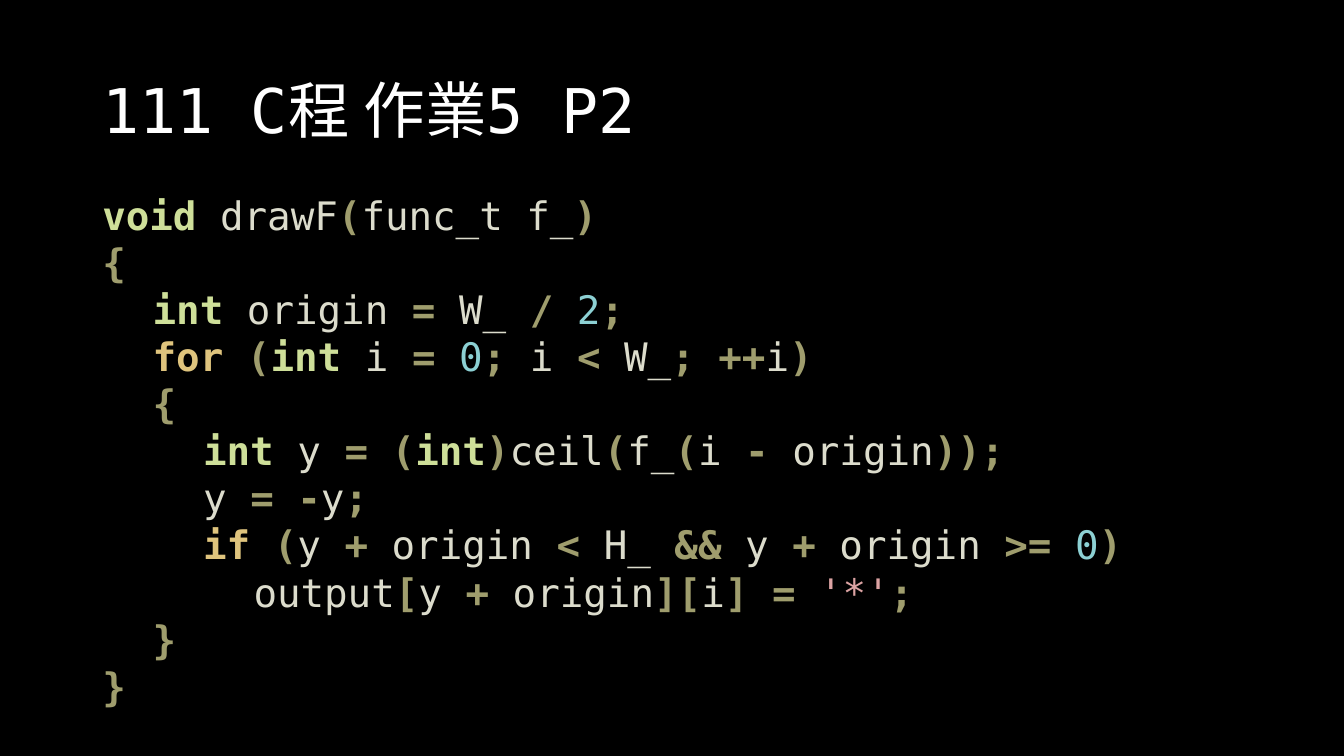
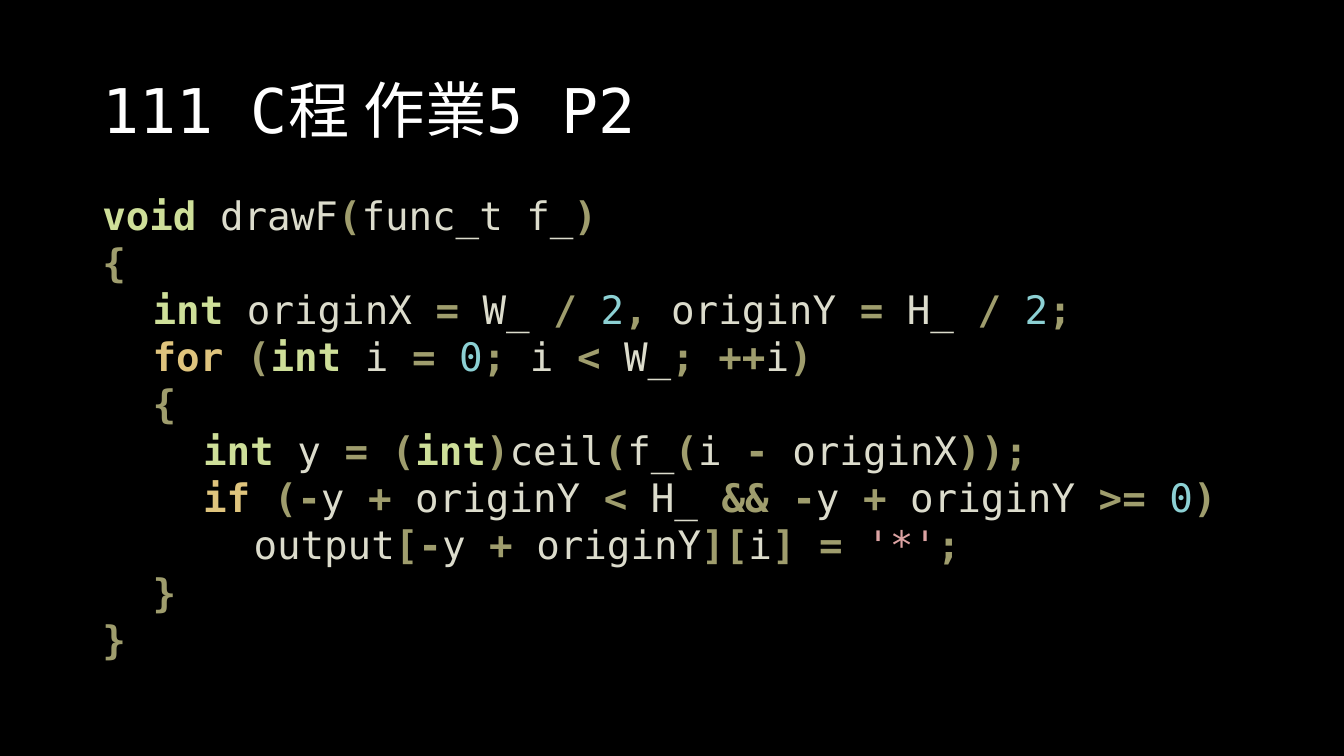
Before and after one commit to OEmiliatanO/those_c_prog_didnt_teach, a slide deck: slide 77 of Ch1/Ch1-basic.pptx (slide 76 before the commit). Drawn at 1344x756 pixels with LibreOffice and Linux fonts; fonts in the diff are those of the drawing. Boxes give left, top, right and bottom in pixels: in the first picture for what was removed or moved away, otherwise in the second. Text is boxed around its words. In the diff, an @@ line names an element or a change of style, - is before the commit and + after.

Commit message:
update ppt

```diff
--- a/Ch1/Ch1-basic.pptx
+++ b/Ch1/Ch1-basic.pptx
@@ text at [153,292,1072,333]: text changed @@
-int origin = W_ / 2;
+int originX = W_ / 2, originY = H_ / 2;
@@ text at [203,433,1216,568]: text changed @@
-int y = (int)ceil(f_(i - origin));
-y = -y;
-if (y + origin < H_ && y + origin >= 0)
-output[y + origin][i] = '*';
+int y = (int)ceil(f_(i - originX));
+if (-y + originY < H_ && -y + originY >= 0)
+output[-y + originY][i] = '*';
```
Also in this commit, not shown: 38 other slides changed, 7 slides added, 5 other files.
